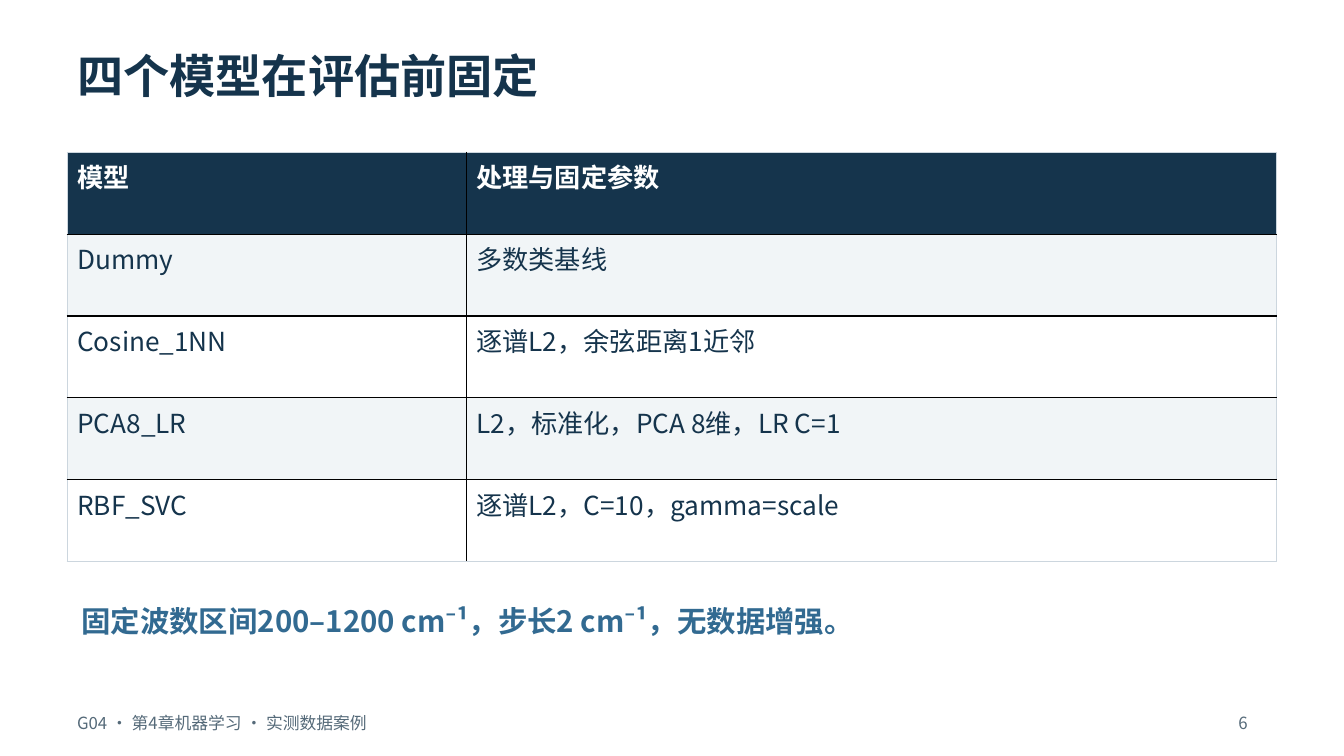
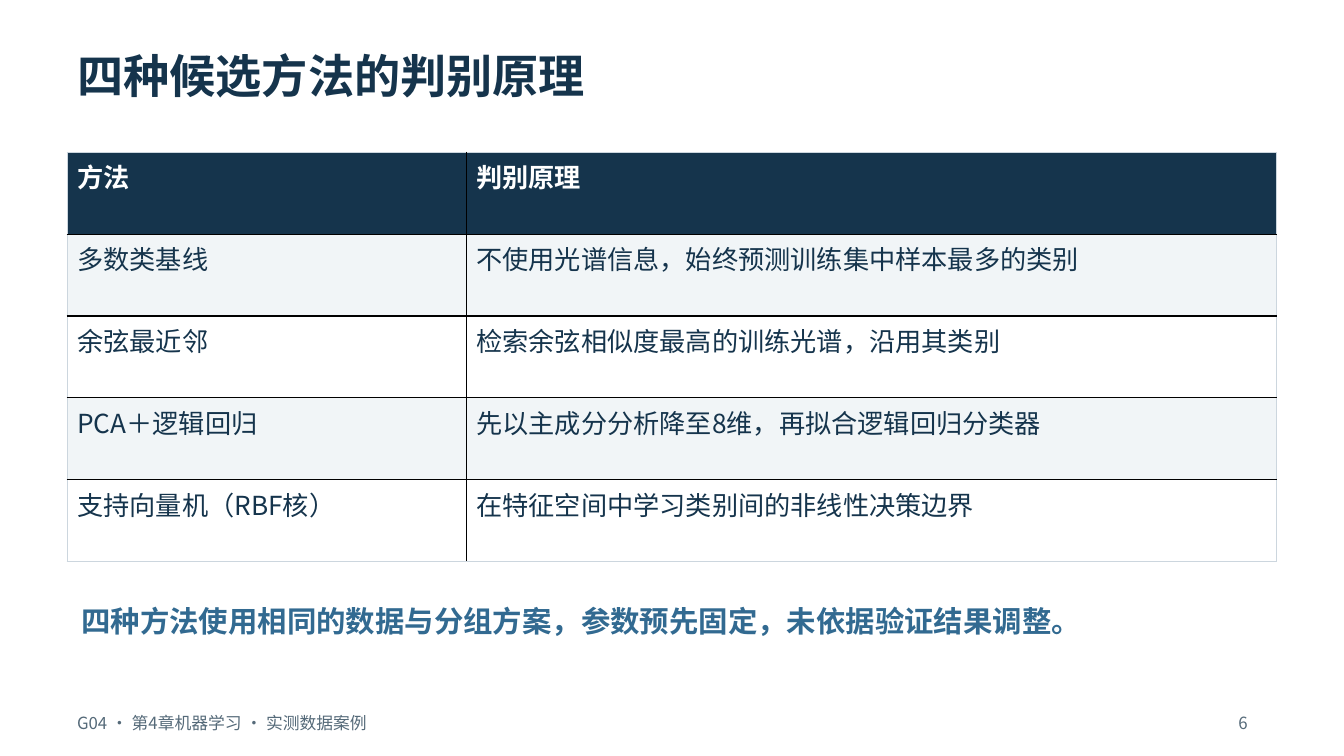
Before and after one commit to hachimi-rabbit/intelligent-analytical-chemistry, a slide deck: slide 6 of resources/annual/2026-2027/student-reports/ch04/G04-Raman-Real-Report.pptx. Drawn at 1344x756 pixels with LibreOffice and Linux fonts; fonts in the diff are those of the drawing. Boxes give left, top, right and bottom in pixels: in the first picture for what was removed or moved away, otherwise in the second. Text is boxed around its words. In the diff, an @@ line names an element or a change of style, - is before the commit and + after.

```diff
--- a/resources/annual/2026-2027/student-reports/ch04/G04-Raman-Real-Report.pptx
+++ b/resources/annual/2026-2027/student-reports/ch04/G04-Raman-Real-Report.pptx
@@ text at (77,53,585,98): text changed @@
-四个模型在评估前固定
+四种候选方法的判别原理
@@ table at (68,152,1277,562) @@
-row 1, column 1: 模型
+row 1, column 1: 方法
-row 1, column 2: 处理与固定参数
+row 1, column 2: 判别原理
-row 2, column 1: Dummy
+row 2, column 1: 多数类基线
-row 2, column 2: 多数类基线
+row 2, column 2: 不使用光谱信息，始终预测训练集中样本最多的类别
-row 3, column 1: Cosine_1NN
+row 3, column 1: 余弦最近邻
-row 3, column 2: 逐谱L2，余弦距离1近邻
+row 3, column 2: 检索余弦相似度最高的训练光谱，沿用其类别
-row 4, column 1: PCA8_LR
+row 4, column 1: PCA＋逻辑回归
-row 4, column 2: L2，标准化，PCA 8维，LR C=1
+row 4, column 2: 先以主成分分析降至8维，再拟合逻辑回归分类器
-row 5, column 1: RBF_SVC
+row 5, column 1: 支持向量机（RBF核）
-row 5, column 2: 逐谱L2，C=10，gamma=scale
+row 5, column 2: 在特征空间中学习类别间的非线性决策边界
@@ text at (81,606,1081,636): text changed @@
-固定波数区间200–1200 cm⁻¹，步长2 cm⁻¹，无数据增强。
+四种方法使用相同的数据与分组方案，参数预先固定，未依据验证结果调整。
```
Also in this commit, not shown: 9 other slides changed, 2 slides added, 2 slides removed, 5 other files.
